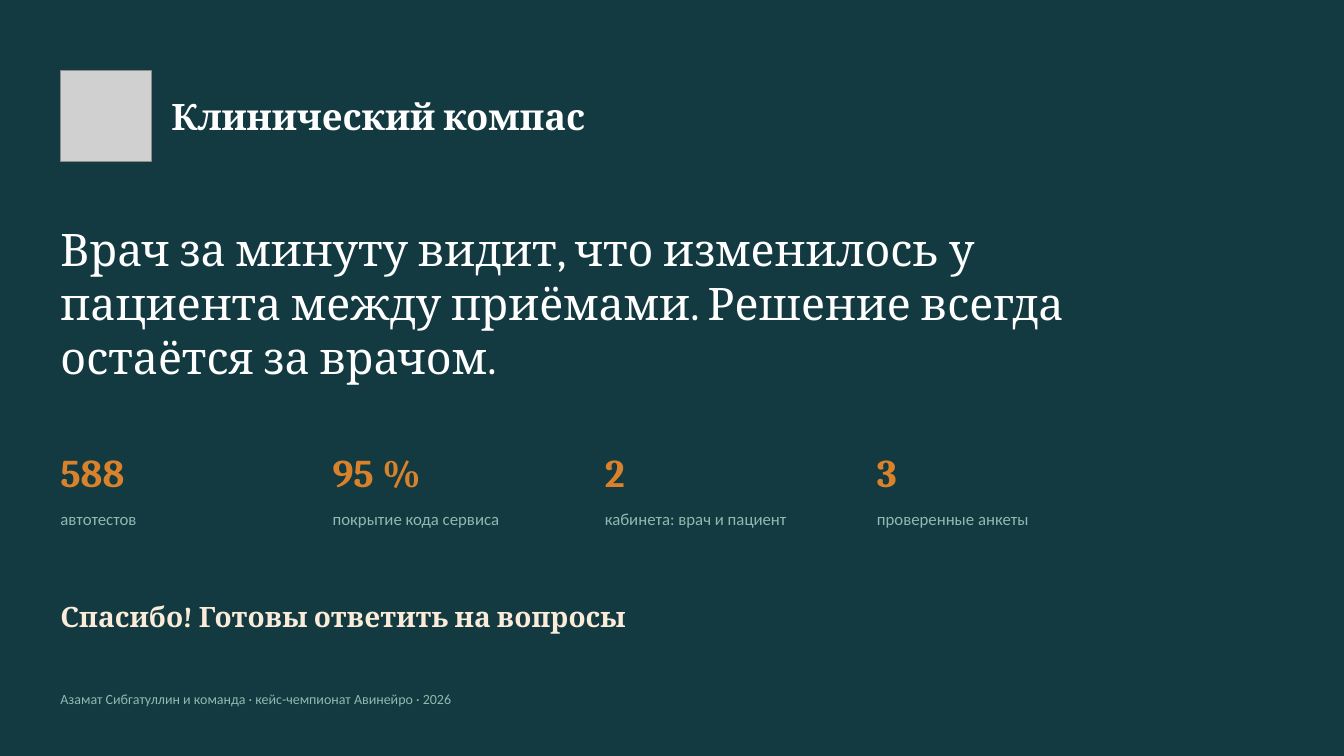
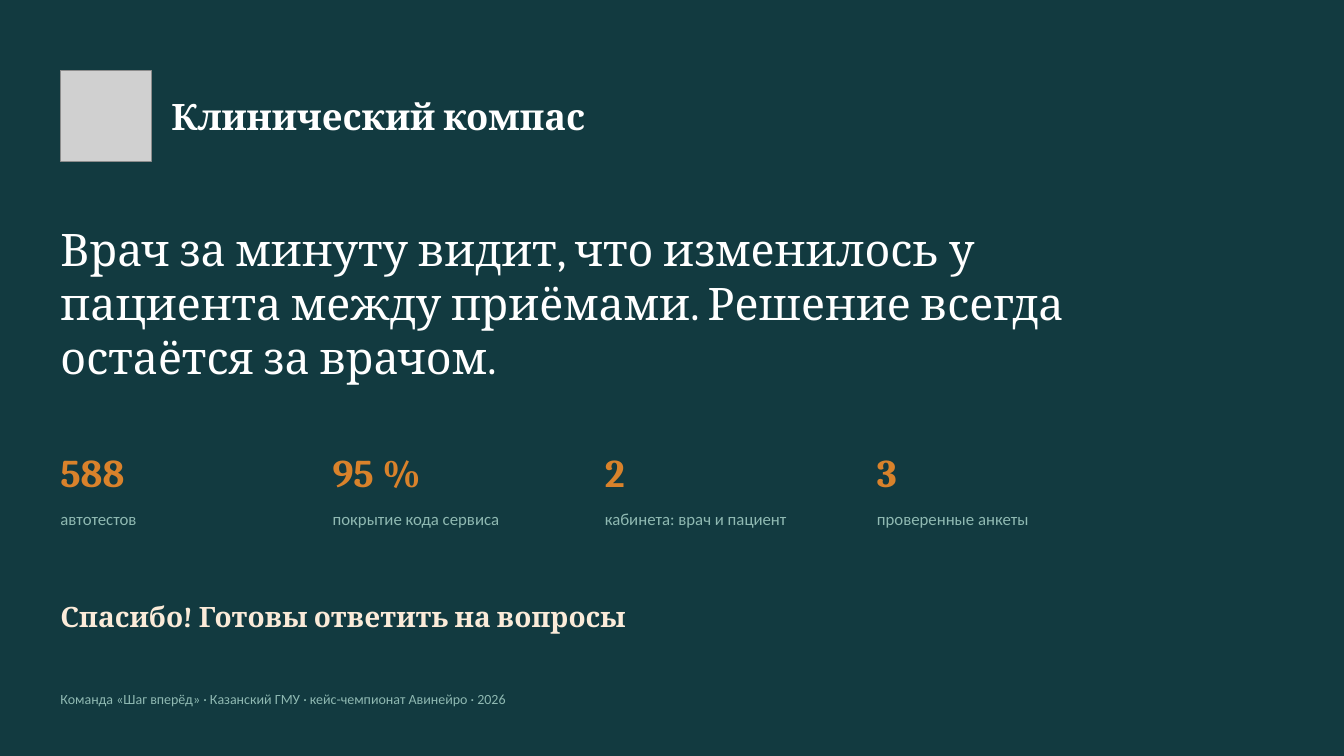
Before and after one commit to Azimat000/clinical-compass, a slide deck: slide 18 of deliverables/presentation/klinicheskiy-kompas-demo-day.pptx (slide 16 before the commit). Drawn at 1344x756 pixels with LibreOffice and Linux fonts; fonts in the diff are those of the drawing; grey boxes stand for pictures. Boxes give left, top, right and bottom in pixels: in the first picture for what was removed or moved away, otherwise in the second. Text is boxed around its words. In the diff, an @@ line names an element or a change of style, - is before the commit and + after.

```diff
--- a/deliverables/presentation/klinicheskiy-kompas-demo-day.pptx
+++ b/deliverables/presentation/klinicheskiy-kompas-demo-day.pptx
@@ text at <box>60,694,505,706</box>: text changed @@
-Азамат Сибгатуллин и команда · кейс-чемпионат Авинейро · 2026
+Команда «Шаг вперёд» · Казанский ГМУ · кейс-чемпионат Авинейро · 2026
```
Also in this commit, not shown: 15 other slides changed, 2 slides added, 2 slides removed, 12 other files.
